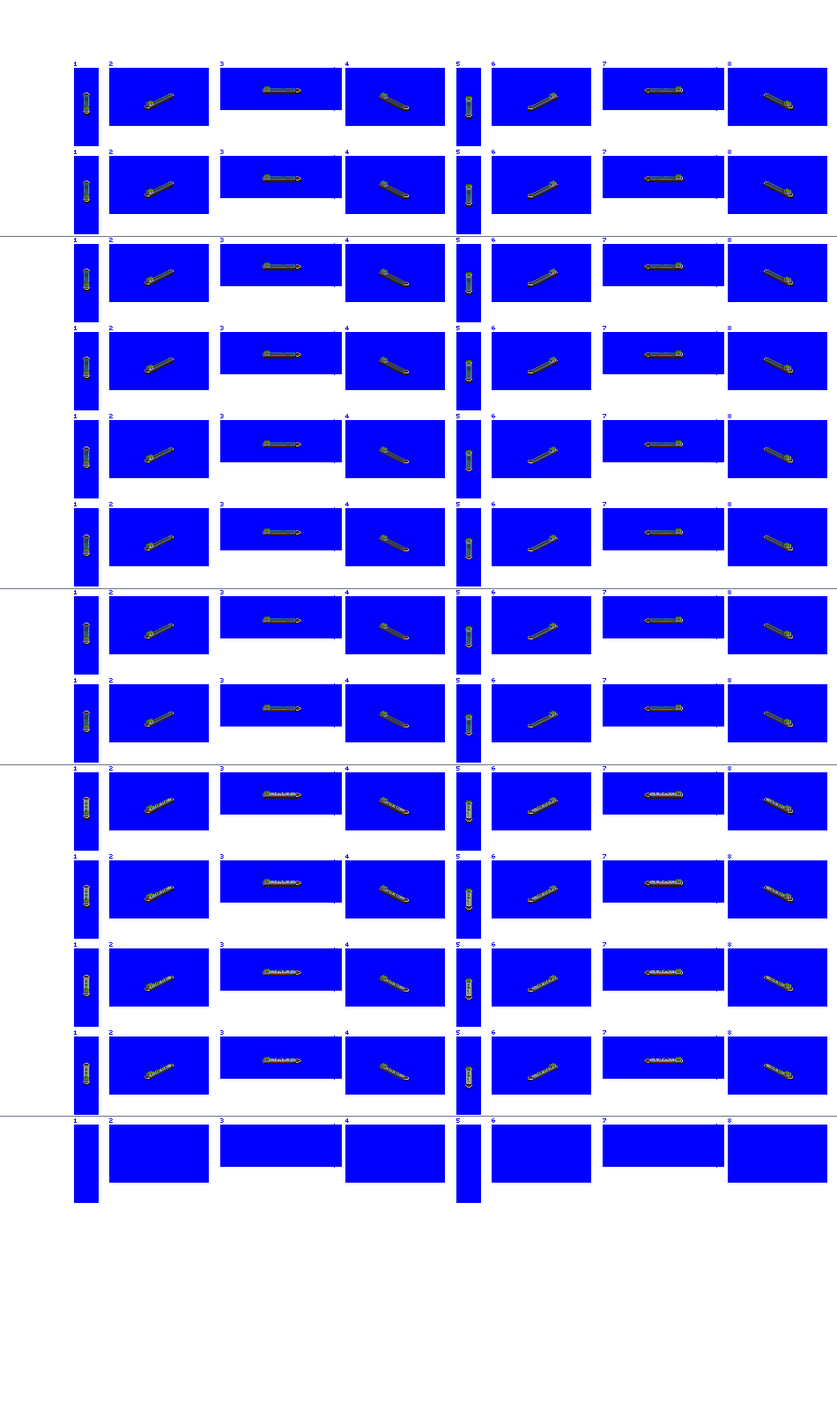
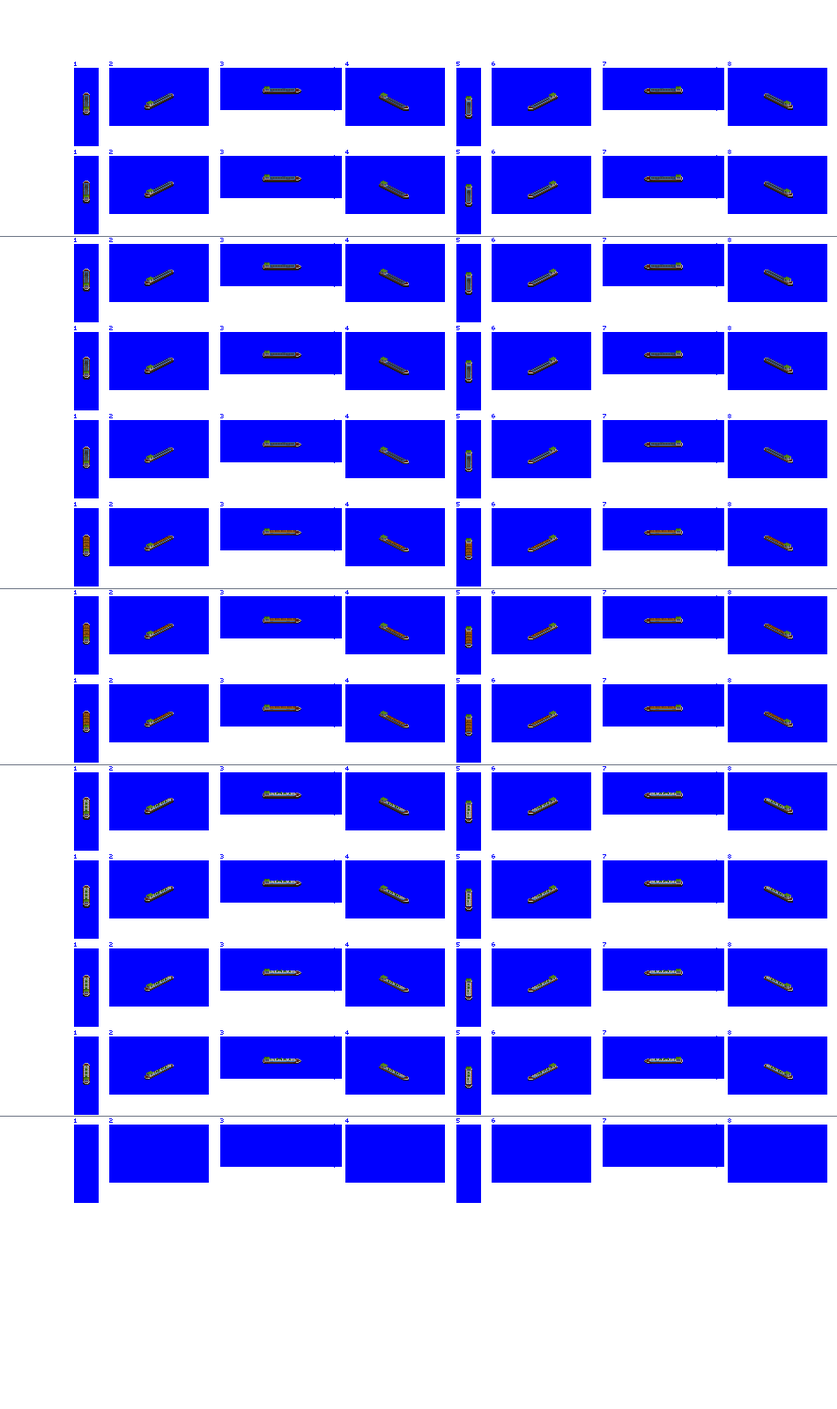
Before/after of a w=837, h=1409 layered artwork. What changed in the layer stack:
added layer "Layer 1" above "tanker" over bbox(83, 530, 784, 733)
